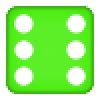
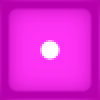
Layers edited between the first and the second 100×100 image:
removed layer "die base lime" over bbox(6, 6, 94, 94)
added group "die base blue copy" with 3 layers above "die base blue" over bbox(0, 0, 100, 100)
added layer "die outline #5" in group "die base blue copy" over bbox(1, 1, 99, 99)
added layer "die shading #5" in group "die base blue copy" over bbox(0, 0, 100, 100)
added layer "die color #5" in group "die base blue copy" over bbox(0, 0, 100, 100)
added group "die base blue" with 3 layers above "die base orange" over bbox(0, 0, 100, 100)
added layer "die outline #4" in group "die base blue" over bbox(1, 1, 99, 99)
added layer "die shading #4" in group "die base blue" over bbox(0, 0, 100, 100)
added layer "die color #4" in group "die base blue" over bbox(0, 0, 100, 100)
added group "die base orange" with 3 layers above "die base blurple" over bbox(0, 0, 100, 100)
added layer "die outline #3" in group "die base orange" over bbox(1, 1, 99, 99)
added layer "die shading #3" in group "die base orange" over bbox(0, 0, 100, 100)
added layer "die color #3" in group "die base orange" over bbox(0, 0, 100, 100)
added group "die base blurple" with 3 layers above "die base lime" over bbox(0, 0, 100, 100)
added layer "die outline #2" in group "die base blurple" over bbox(1, 1, 99, 99)
added layer "die shading #2" in group "die base blurple" over bbox(0, 0, 100, 100)
added layer "die color #2" in group "die base blurple" over bbox(0, 0, 100, 100)
added group "die base lime" with 3 layers above "die base" over bbox(0, 0, 100, 100)
added layer "die outline #1" in group "die base lime" over bbox(1, 1, 99, 99)
added layer "die shading #1" in group "die base lime" over bbox(0, 0, 100, 100)
added layer "die color #1" in group "die base lime" over bbox(0, 0, 100, 100)
showed group "die base" (3 layers) over bbox(0, 0, 100, 100)
painted on "die shading" over bbox(0, 0, 100, 100)
painted on "die color" over bbox(0, 0, 100, 100)
…and 4 more changes (4 visibility)
